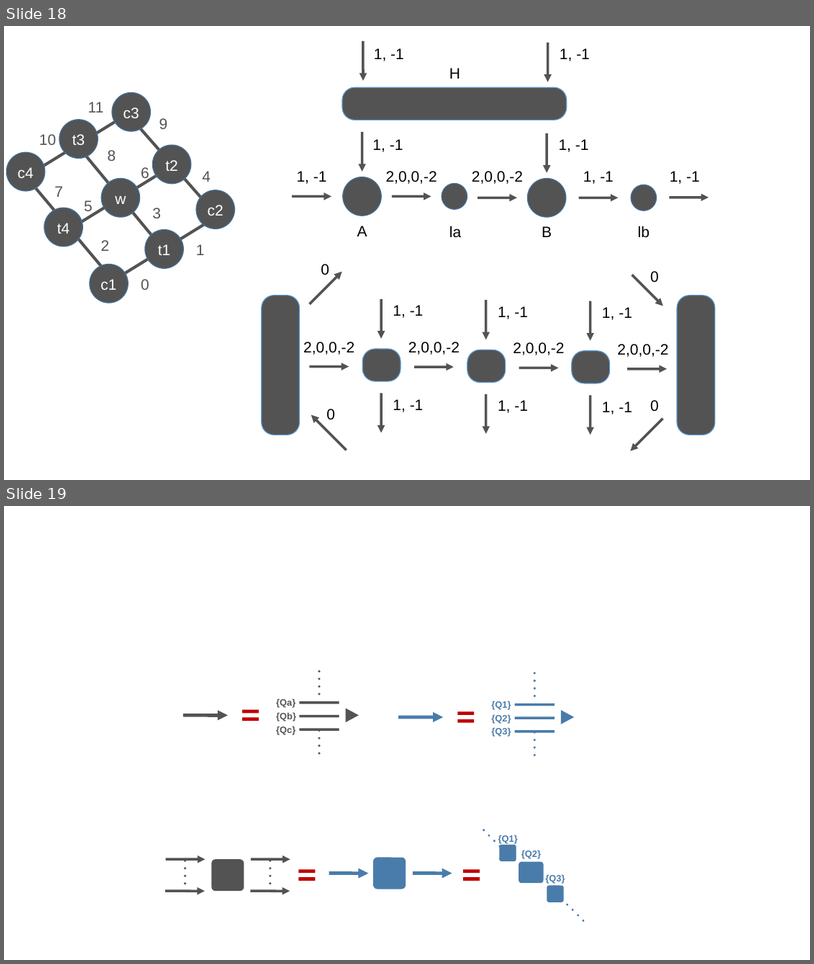
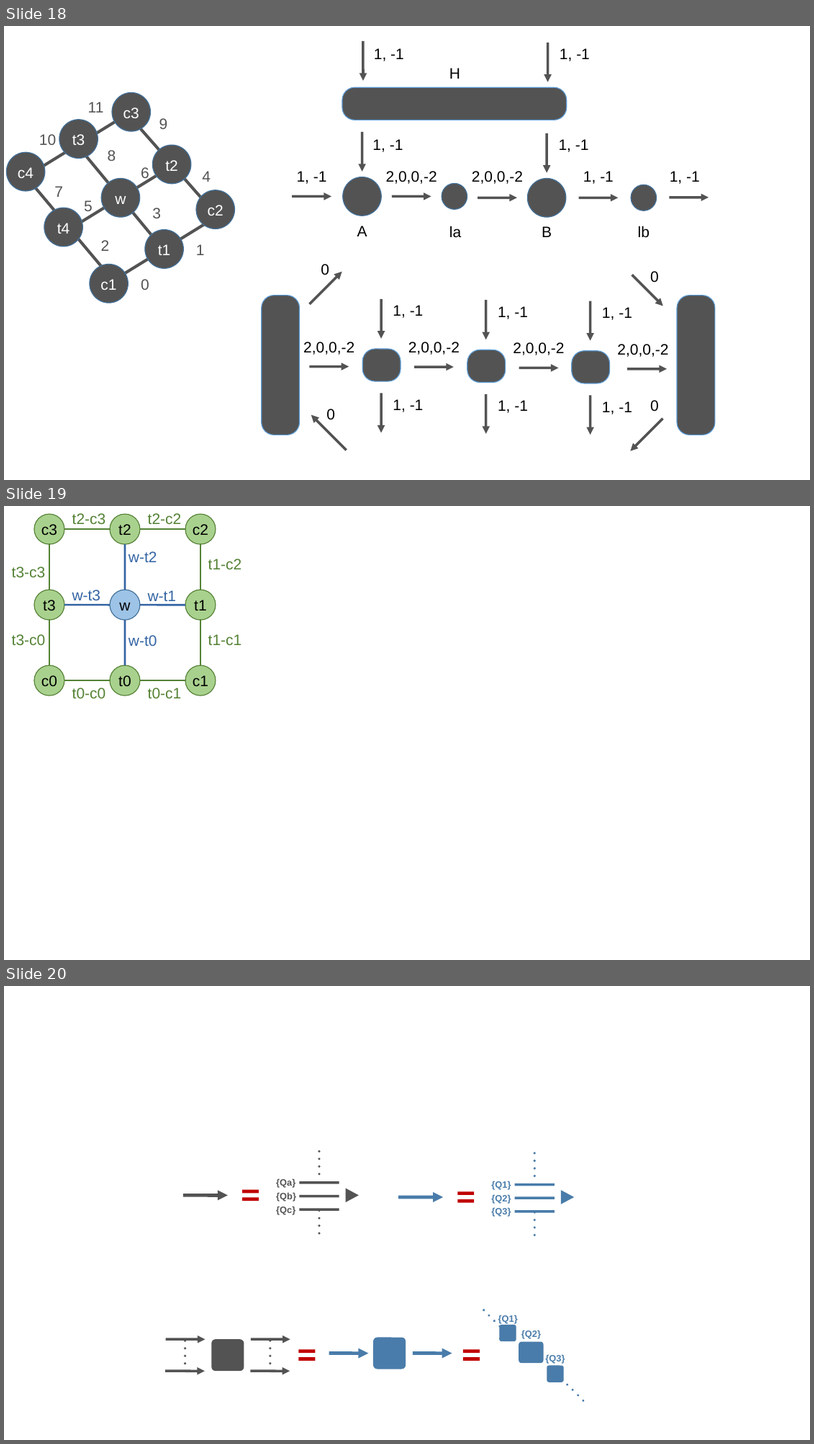
Before and after one commit to Cytnx-dev/Cytnx_doc, a slide deck: material/material.odp. Shown one above the other, each under a label of ours: slides 18 and 19 before the commit, slides 18, 19 and 20 after it. The pictures are 814x964 and 814x1444 pixels, drawn with LibreOffice and Linux fonts; fonts in the diff are those of the drawing. Boxes give left, top, right and bottom in pixels: in the first picture for what was removed or moved away, otherwise in the second. Text is boxed around its words. In the diff, an @@ line names an element or a change of style, - is before the commit and + after.

```diff
--- a/material/material.odp
+++ b/material/material.odp
@@ slide 19 added at [4, 506, 810, 960], background #FFFFFF @@
@@ ellipse added at [34, 514, 64, 544], fill #A9D18E, outline #548235 0.99 pt, 18 pt, text #000000 @@
+c3
@@ text added at [72, 513, 106, 524], 18 pt, text #548235 @@
+t2-c3
@@ ellipse added at [110, 514, 140, 544], fill #A9D18E, outline #548235 0.99 pt, 18 pt, text #000000 @@
+t2
@@ text added at [148, 513, 182, 524], 18 pt, text #548235 @@
+t2-c2
@@ ellipse added at [185, 514, 216, 544], fill #A9D18E, outline #548235 0.99 pt, 18 pt, text #000000 @@
+c2
@@ elbow line added from (49, 590) to (49, 544), #548235 2.3 pt @@
@@ elbow line added from (64, 529) to (110, 529), #548235 2.3 pt @@
@@ curved line added from (125, 590) to (125, 544), #3465A4 2.3 pt @@
@@ elbow line added from (140, 529) to (185, 529), #548235 2.3 pt @@
@@ elbow line added from (201, 590) to (201, 544), #548235 2.3 pt @@
@@ text added at [12, 566, 46, 577], 18 pt, text #548235 @@
+t3-c3
@@ text added at [129, 551, 157, 562], 18 pt, text #3465A4 @@
+w-t2
@@ text added at [208, 559, 242, 569], 18 pt, text #548235 @@
+t1-c2
@@ ellipse added at [34, 590, 64, 620], fill #A9D18E, outline #548235 0.99 pt, 18 pt, text #000000 @@
+t3
@@ text added at [72, 590, 101, 600], 18 pt, text #3465A4 @@
+w-t3
@@ ellipse added at [110, 590, 140, 620], fill #9DC3E6, outline #42719B 0.99 pt, 18 pt, text #000000 @@
+w
@@ text added at [148, 590, 177, 605], 18 pt, text #3465A4 @@
+w-t1
@@ ellipse added at [185, 590, 216, 620], fill #A9D18E, outline #548235 0.99 pt, 18 pt, text #000000 @@
+t1
@@ curved line added from (64, 605) to (110, 605), #3465A4 2.3 pt @@
@@ curved line added from (185, 605) to (140, 605), #3465A4 2.3 pt @@
@@ text added at [12, 634, 46, 645], 18 pt, text #548235 @@
+t3-c0
@@ elbow line added from (49, 665) to (49, 620), #548235 2.3 pt @@
@@ curved line added from (125, 665) to (125, 620), #3465A4 2.3 pt @@
@@ text added at [129, 635, 157, 646], 18 pt, text #3465A4 @@
+w-t0
@@ elbow line added from (201, 665) to (201, 620), #548235 2.3 pt @@
@@ text added at [208, 634, 242, 645], 18 pt, text #548235 @@
+t1-c1
@@ ellipse added at [34, 665, 64, 695], fill #A9D18E, outline #548235 0.99 pt, 18 pt, text #000000 @@
+c0
@@ ellipse added at [110, 665, 140, 695], fill #A9D18E, outline #548235 0.99 pt, 18 pt, text #000000 @@
+t0
@@ ellipse added at [185, 665, 216, 695], fill #A9D18E, outline #548235 0.99 pt, 18 pt, text #000000 @@
+c1
@@ elbow line added from (64, 680) to (110, 680), #548235 2.3 pt @@
@@ text added at [72, 687, 106, 698], 18 pt, text #548235 @@
+t0-c0
@@ elbow line added from (140, 680) to (185, 680), #548235 2.3 pt @@
@@ text added at [148, 687, 182, 698], 18 pt, text #548235 @@
+t0-c1
@@ what was slide 19 is now slide 20 @@
```
Also in this commit, not shown: 7 other files.
